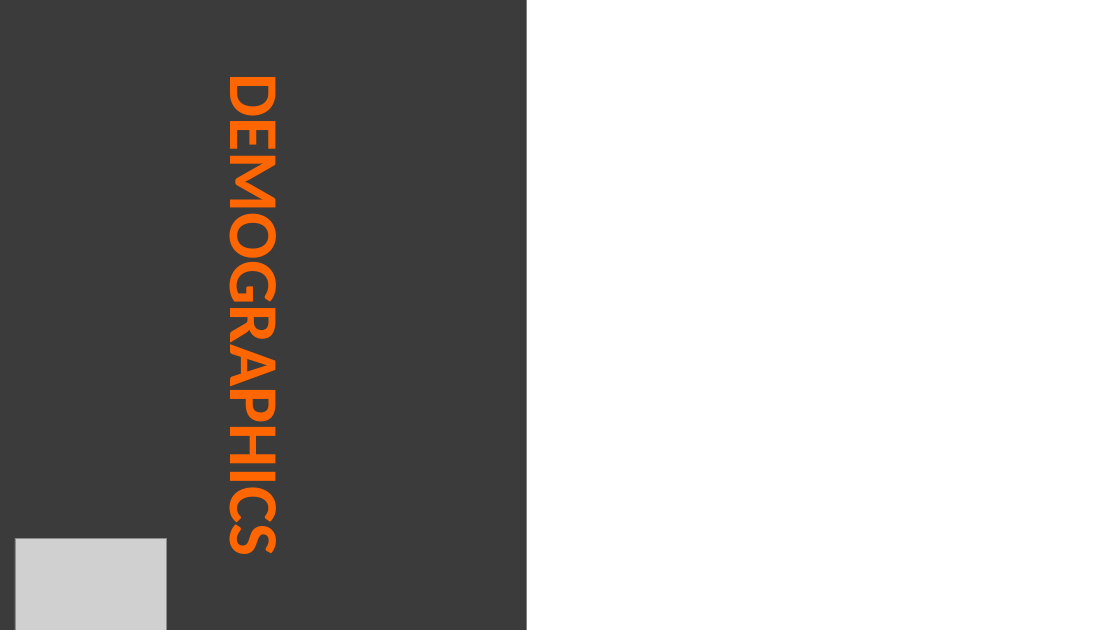
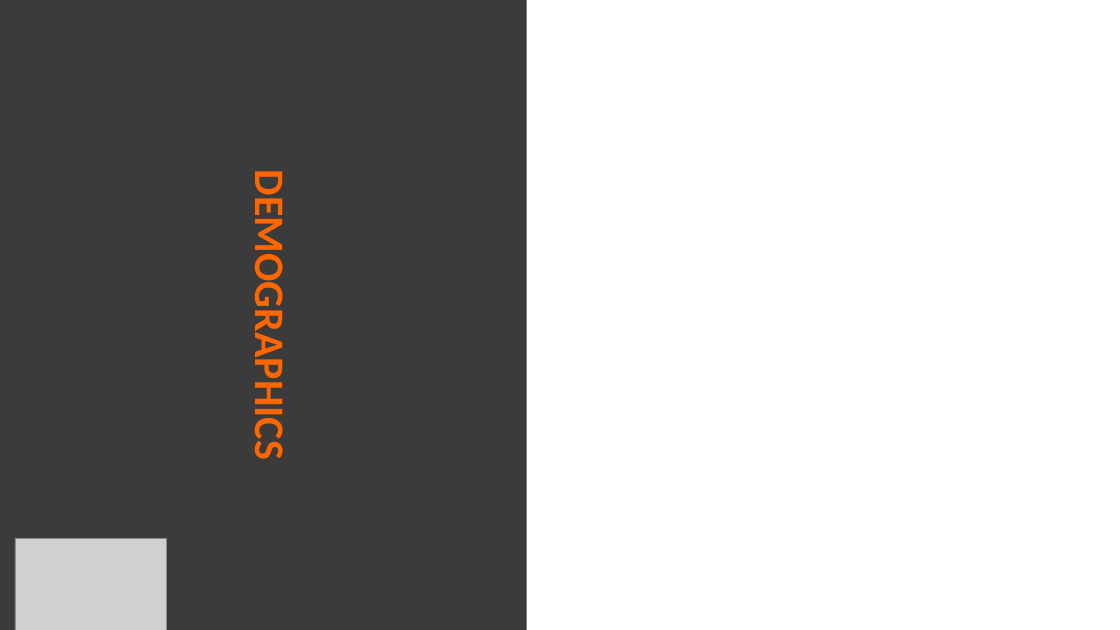
Before and after one commit to Drew5040/Portfolio, a slide deck: slide 25 of Sample1_Exploratory.Data.Analysis/eda.presentation.pptx. Drawn at 1120x630 pixels with LibreOffice and Linux fonts; fonts in the diff are those of the drawing; grey boxes stand for pictures. Boxes give left, top, right and bottom in pixels: in the first picture for what was removed or moved away, otherwise in the second. Text is boxed around its words. In the diff, an @@ line names an element or a change of style, - is before the commit and + after.

```diff
--- a/Sample1_Exploratory.Data.Analysis/eda.presentation.pptx
+++ b/Sample1_Exploratory.Data.Analysis/eda.presentation.pptx
@@ title "DEMOGRAPHICS" at <box>0,0,526,630</box>: size 60 to 36 pt @@
```
Also in this commit, not shown: 5 other slides changed.
